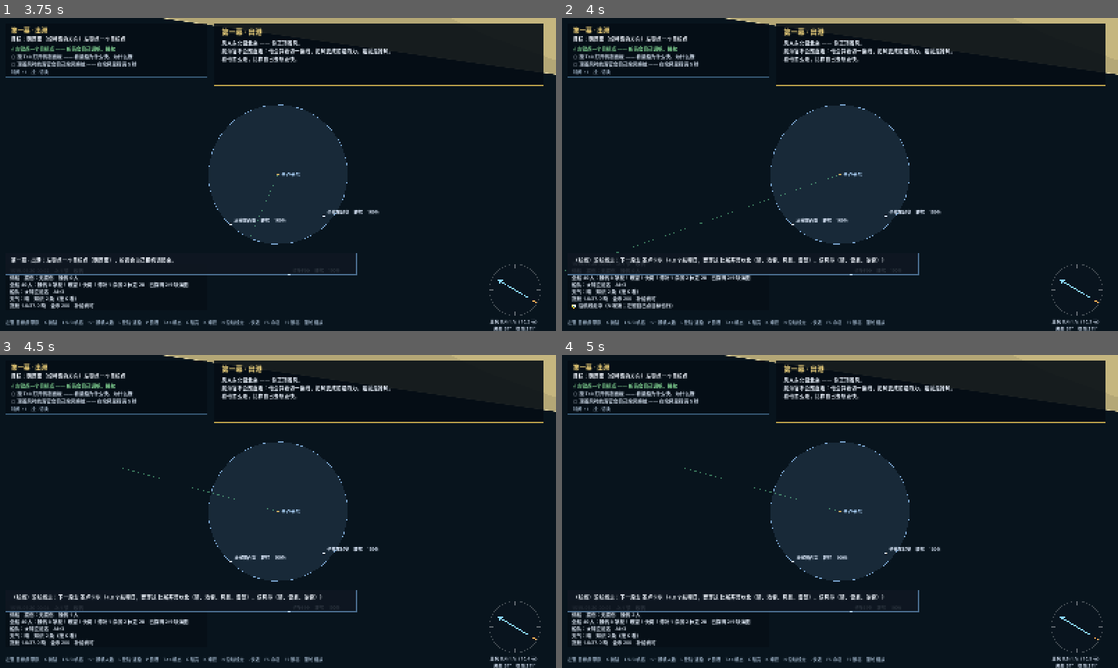
Above: before the commit, frames 1-4 (two rows, left to right).
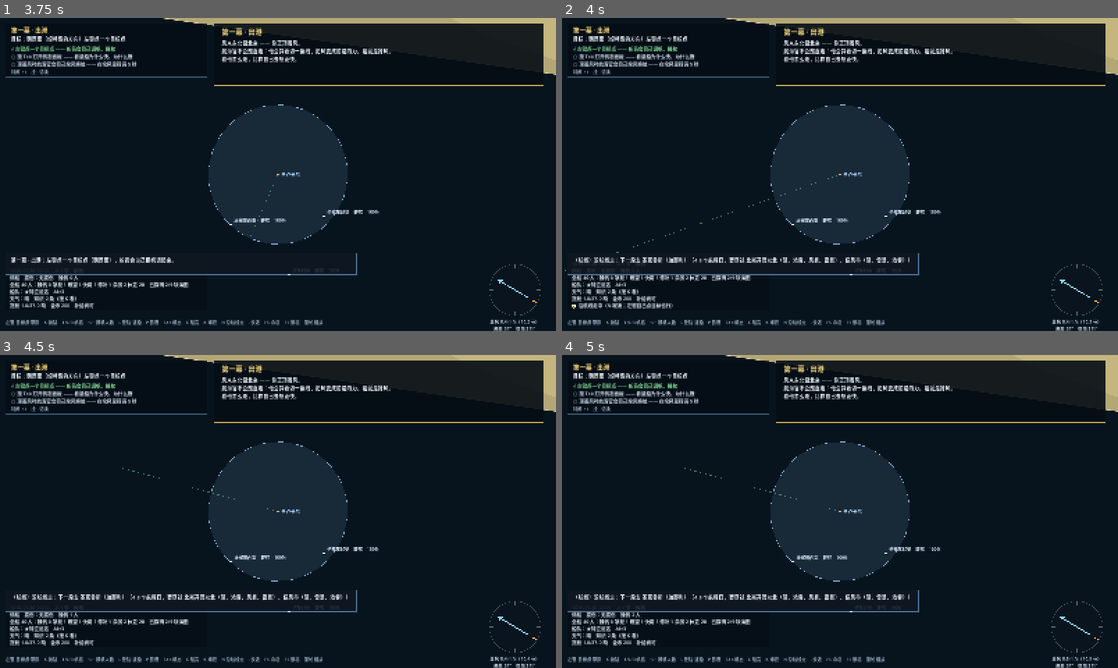
Above: after the commit, the same moments.

Repository: llllllllllllllIIIIIII/ocean-s-king
Game: Godot game, scene res://scenes/sea_debug.tscn
Same seed, same stepped clock (60 frames per second), same inputs: the game is played once before the commit and once after it.
Inputs (mouse positions are in pixels of both pictures, inside the frame that each line leads up to):
- Up to frame 1 (3.75 s): tap Enter at 0.5, 2 s; move the mouse to (400, 158) at 0.52 s; hold Right 0.53-1.25 s; tap N at 0.6, 2.3 s; click (400, 158) at 0.67 s; tap Space at 0.77, 1.25, 2.75 s; drag from (166, 190) to (250, 237) at 1.27 s; move the mouse to (333, 105) at 2.02 s; hold Right 2.03-2.75 s; tap 1 at 2.1 s; drag from (250, 237) to (111, 127) at 2.77 s; move the mouse to (444, 221) at 3.52 s; hold Left from 3.53 s (still down); tap 3 at 3.6 s
- Up to frame 2 (4 s): keep holding Left; tap Space at 3.77 s; tap N at 3.8 s
- Up to frame 3 (4.5 s): release Left at 4.25 s; tap Enter at 4.25 s; drag from (111, 464) to (194, 433) at 4.27 s
- Up to frame 4 (5 s): no input

Frame 1 is identical in both runs. In frame 2, 0.5% of the frame differs, in the area x 15-63%, y 76-79%; in frame 3, 0.6%; in frame 4, 0.6%.

Commit message:
M8 收尾(9): 按 N 时别把“去自己脚下”当下一段；test_ports 70
刚出港按 N，提示写的是“下一段去 圣卢卡尔”—— 人就在圣卢卡尔。

start_route_follow() 切掉“离当前位置最近的那个航点”时，如果最近的就是脚下（500 米内）就再往前挪一个。

加了两条断言盯它。docs/13 的 test_ports 计数同步到 70。

Diff:
--- a/scripts/voyage.gd
+++ b/scripts/voyage.gd
@@ -269,6 +269,10 @@
 			best_d = d
 			best = i
 	route_waypoints = route_waypoints.slice(best)
+	# 已经站在第一个航点上（刚出港就是这种情况）就别把"去自己脚下"当下一段 ——
+	# 不然按 N 会被告知"下一段去 圣卢卡尔"，而人就在圣卢卡尔。
+	if best_d < 500.0 and route_waypoints.size() > 1:
+		route_waypoints = route_waypoints.slice(1)
 	following_route = true
 	orders.set_target_point(route_waypoints[0] as Vector2)
 	# 顺手把这一段的"要几天 / 路上有什么"告诉玩家（M8 收尾的航线元数据）
--- a/tests/test_ports.gd
+++ b/tests/test_ports.gd
@@ -319,6 +319,14 @@
 		"下一段的终点港有名字（%s）" % str(here.get("to", "")))
 	_check(str(here.get("note", "")) != "", "每一段都有一句忠告（%s）" % str(here.get("note", "")).substr(0, 12))
 
+	# ⑤ 按 `N` 沿航线走：提示里得是**真的下一段**，不能是脚下这个港
+	var nv := _v()
+	var msg := nv.start_route_follow()
+	_check(msg.find("下一段去 圣卢卡尔") < 0,
+		"出港就按 N 不会被指去自己脚下的港（%s）" % msg.substr(0, 40))
+	_check(nv.route_waypoints.size() > 0 and nv.following_route,
+		"跟着航线走时有航点、开关也打开了（%d 个）" % nv.route_waypoints.size())
+
 
 # ---------------------------------------------------------------- 断言框架
 
Not shown, changed: docs/13-v0.5开发计划.md
